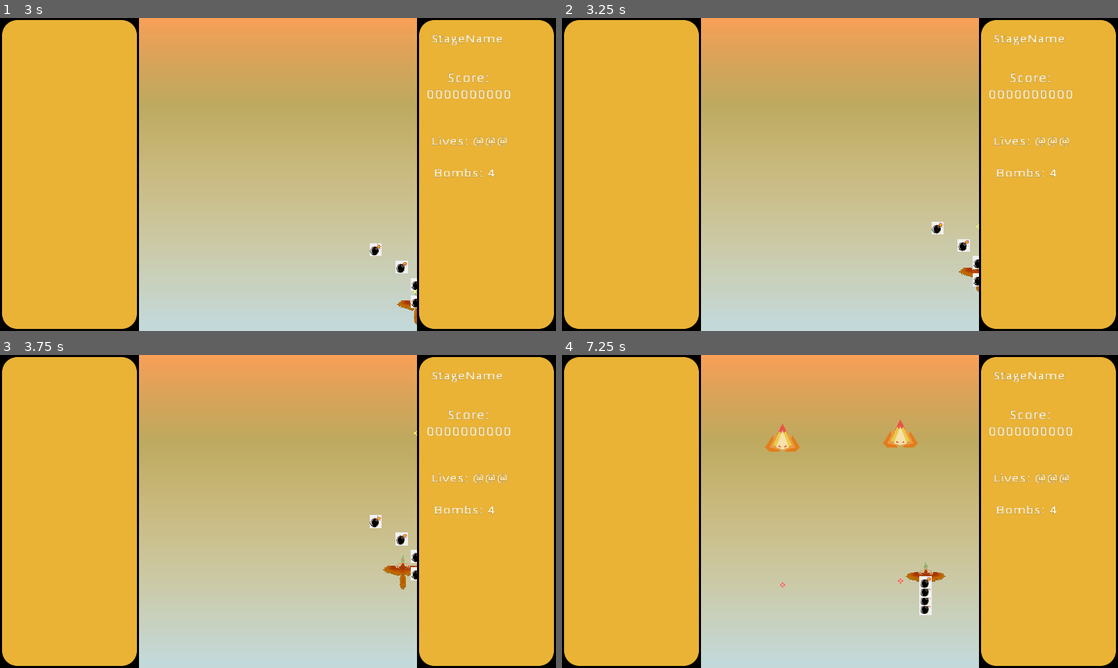
Above: before the commit, frames 1-4 (two rows, left to right).
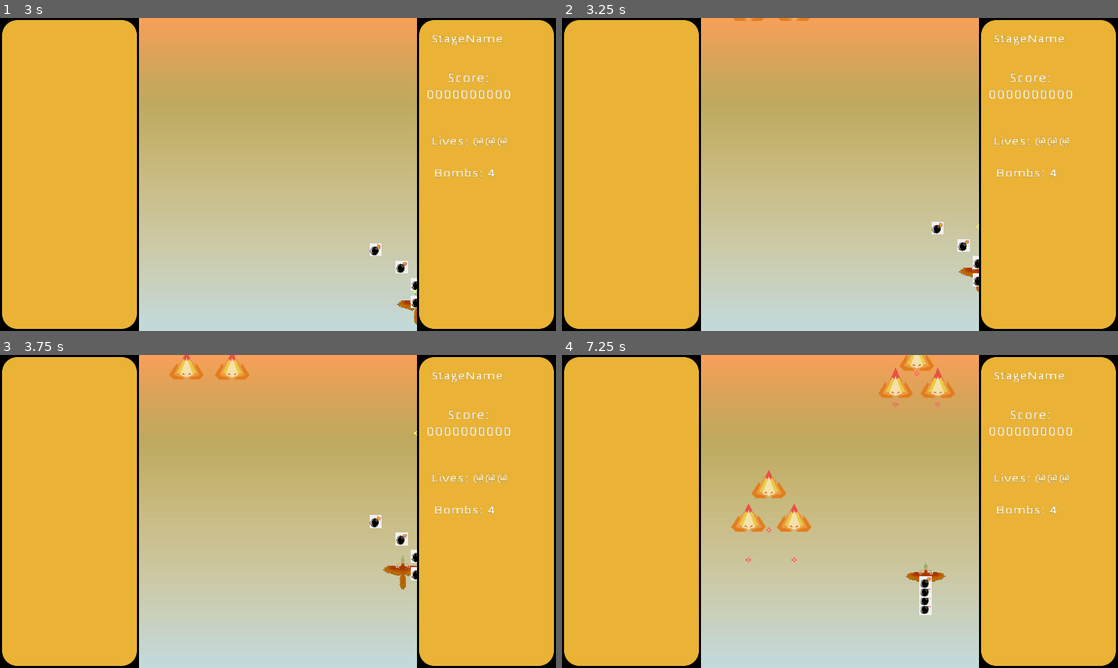
Above: after the commit, the same moments.

Repository: kyperbelt/MetalBurstPGJ
Game: Godot game, scene res://Prefabs/Stages/TestStage2.tscn
Same seed, same stepped clock (60 frames per second), same inputs: the game is played once before the commit and once after it. This scene is started directly instead of the project's main scene.
Inputs:
- Up to frame 1 (3 s): tap Enter (ui_accept) at 0.5, 0.77, 1.52, 2 s; hold D (move_right) 0.53-1.28 s; hold Space (fire) 0.53-1.28 s; hold S (move_down) 1.28-2.03 s; tap Shift (move_slower) at 1.35 s; hold D (move_right) 2.03-2.78 s; hold X (player_bomb) 2.03-2.78 s; hold W (move_up) from 2.78 s (still down); tap Space (fire) at 2.85 s
- Up to frame 2 (3.25 s): keep holding W (move_up); tap Enter (ui_accept) at 3.02 s
- Up to frame 3 (3.75 s): release W (move_up) at 3.53 s; hold A (move_left) from 3.53 s (still down); hold Shift (move_slower) from 3.53 s (still down)
- Up to frame 4 (7.25 s): tap Enter (ui_accept) at 3.77, 4.52, 6.02, 6.77 s; release Shift (move_slower) at 4.28 s; tap X (player_bomb) at 4.35 s; release A (move_left) at 5.03 s; hold S (move_down) 5.03-5.78 s; hold Space (fire) 5.03-5.78 s; hold D (move_right) 5.78-6.53 s; tap Shift (move_slower) at 5.85 s; hold W (move_up) from 6.53 s (still down); hold X (player_bomb) from 6.53 s (still down)

Frame 1 is identical in both runs. In frame 2, less than 0.1% of the frame differs, in the area x 30-45%, y 0-1%; in frame 3, 0.5%; in frame 4, 2.3%, in the area x 30-71%, y 0-75%.

Commit message:
FillingOutTestStage2 (part 3)
-Filled out the first 30-50 seconds.

Diff:
--- a/MetalBurstGame/Prefabs/Enemies/EmberA.tscn
+++ b/MetalBurstGame/Prefabs/Enemies/EmberA.tscn
@@ -8,7 +8,7 @@
 [sub_resource type="RectangleShape2D" id=1]
 extents = Vector2( 40.0432, 25.296 )
 
-[node name="Enemy" type="Node2D"]
+[node name="EmberA" type="Node2D"]
 script = ExtResource( 1 )
 BULLET_TEST = ExtResource( 2 )
 
--- a/MetalBurstGame/Prefabs/Enemies/SpinnerA.tscn
+++ b/MetalBurstGame/Prefabs/Enemies/SpinnerA.tscn
@@ -9,7 +9,7 @@
 [sub_resource type="RectangleShape2D" id=1]
 extents = Vector2( 13.0017, 12.8248 )
 
-[node name="Enemy" type="Node2D"]
+[node name="SpinnerA" type="Node2D"]
 script = ExtResource( 2 )
 BULLET_TEST = ExtResource( 4 )
 
@@ -27,7 +27,6 @@
 [node name="SpinnningSpritev2" type="AnimatedSprite" parent="."]
 frames = ExtResource( 5 )
 animation = "6 Frame"
-frame = 2
 playing = true
 
 [node name="TopSprite" type="Sprite" parent="."]
--- a/MetalBurstGame/Prefabs/Stages/TestStage2.tscn
+++ b/MetalBurstGame/Prefabs/Stages/TestStage2.tscn
@@ -8,6 +8,8 @@
 [ext_resource path="res://Prefabs/System/StageDirector/StageDirector.tscn" type="PackedScene" id=6]
 [ext_resource path="res://Prefabs/System/StageDirector/Events/SpawnEvent.tscn" type="PackedScene" id=7]
 [ext_resource path="res://Prefabs/Enemies/EmberA.tscn" type="PackedScene" id=8]
+[ext_resource path="res://Prefabs/Enemies/PlaceholderBoss.tscn" type="PackedScene" id=9]
+[ext_resource path="res://Prefabs/Enemies/SpinnerA.tscn" type="PackedScene" id=10]
 
 [node name="RootNode" type="Node"]
 
@@ -37,39 +39,175 @@
 [node name="END" parent="StageDirector" index="1"]
 position = Vector2( 1002.84, -4092.21 )
 
-[node name="20 sec" parent="StageDirector" instance=ExtResource( 7 )]
-position = Vector2( -1.58667, -632.412 )
-event_time = 20.0903
-spawn_x = -1.58667
-
-[node name="15sec" parent="StageDirector" instance=ExtResource( 7 )]
-position = Vector2( 0, -476.144 )
+[node name="Trans(2-00)" parent="StageDirector" instance=ExtResource( 7 )]
+position = Vector2( -321.351, -3780.29 )
+event_time = 120.091
+spawn_x = -321.351
+
+[node name="PlaceholderBoss" parent="StageDirector/Trans(2-00)" instance=ExtResource( 9 )]
+position = Vector2( 318.706, 137.069 )
+
+[node name="Trans(1-25)" parent="StageDirector" instance=ExtResource( 7 )]
+position = Vector2( -319.5, -2684.72 )
+event_time = 85.2873
+spawn_x = -319.5
+
+[node name="Trans(1-15)" parent="StageDirector" instance=ExtResource( 7 )]
+position = Vector2( -319.5, -2364.56 )
+event_time = 75.1166
+spawn_x = -319.5
+
+[node name="Trans(1-05)" parent="StageDirector" instance=ExtResource( 7 )]
+position = Vector2( -317.649, -2061.06 )
+event_time = 65.4751
+spawn_x = -317.649
+
+[node name="Trans(55)" parent="StageDirector" instance=ExtResource( 7 )]
+position = Vector2( -319.5, -1752 )
+event_time = 55.657
+spawn_x = -319.5
+
+[node name="6pk" parent="StageDirector" instance=ExtResource( 7 )]
+position = Vector2( 0, -933.479 )
+event_time = 29.6545
+
+[node name="EmberA" parent="StageDirector/6pk" instance=ExtResource( 8 )]
+position = Vector2( -231.476, -57.6546 )
+
+[node name="EmberA2" parent="StageDirector/6pk" instance=ExtResource( 8 )]
+position = Vector2( 119.18, -48.1345 )
+
+[node name="EmberA3" parent="StageDirector/6pk" instance=ExtResource( 8 )]
+position = Vector2( 233.421, -48.1345 )
+
+[node name="EmberA4" parent="StageDirector/6pk" instance=ExtResource( 8 )]
+position = Vector2( 176.301, -140.162 )
+
+[node name="EmberA5" parent="StageDirector/6pk" instance=ExtResource( 8 )]
+position = Vector2( -171.182, -143.335 )
+
+[node name="EmberA6" parent="StageDirector/6pk" instance=ExtResource( 8 )]
+position = Vector2( -117.235, -54.4812 )
+
+[node name="20stream" parent="StageDirector" instance=ExtResource( 7 )]
+position = Vector2( -1.19209e-07, -595.138 )
+event_time = 18.9061
+spawn_x = -1.19209e-07
+
+[node name="SpinnerA" parent="StageDirector/20stream" instance=ExtResource( 10 )]
+
+[node name="SpinnerA2" parent="StageDirector/20stream" instance=ExtResource( 10 )]
+position = Vector2( -41.7548, -86.5952 )
+
+[node name="SpinnerA3" parent="StageDirector/20stream" instance=ExtResource( 10 )]
+position = Vector2( -71.8182, -176.62 )
+
+[node name="SpinnerA4" parent="StageDirector/20stream" instance=ExtResource( 10 )]
+position = Vector2( -100.211, -261.458 )
+
+[node name="SpinnerA5" parent="StageDirector/20stream" instance=ExtResource( 10 )]
+position = Vector2( -125.264, -349.425 )
+
+[node name="SpinnerA10" parent="StageDirector/20stream" instance=ExtResource( 10 )]
+position = Vector2( -120.254, -440.93 )
+
+[node name="SpinnerA9" parent="StageDirector/20stream" instance=ExtResource( 10 )]
+position = Vector2( -93.5307, -527.525 )
+
+[node name="SpinnerA8" parent="StageDirector/20stream" instance=ExtResource( 10 )]
+position = Vector2( -63.4672, -617.55 )
+
+[node name="SpinnerA7" parent="StageDirector/20stream" instance=ExtResource( 10 )]
+position = Vector2( -38.4144, -702.388 )
+
+[node name="SpinnerA6" parent="StageDirector/20stream" instance=ExtResource( 10 )]
+position = Vector2( -1.67023, -790.355 )
+
+[node name="SpinnerA20" parent="StageDirector/20stream" instance=ExtResource( 10 )]
+position = Vector2( 0, -883.53 )
+
+[node name="SpinnerA19" parent="StageDirector/20stream" instance=ExtResource( 10 )]
+position = Vector2( 50.1056, -970.125 )
+
+[node name="SpinnerA18" parent="StageDirector/20stream" instance=ExtResource( 10 )]
+position = Vector2( 75.1585, -1060.15 )
+
+[node name="SpinnerA17" parent="StageDirector/20stream" instance=ExtResource( 10 )]
+position = Vector2( 115.243, -1144.99 )
+
+[node name="SpinnerA16" parent="StageDirector/20stream" instance=ExtResource( 10 )]
+position = Vector2( 131.945, -1232.95 )
+
+[node name="SpinnerA15" parent="StageDirector/20stream" instance=ExtResource( 10 )]
+position = Vector2( 136.956, -1324.46 )
+
+[node name="SpinnerA14" parent="StageDirector/20stream" instance=ExtResource( 10 )]
+position = Vector2( 105.222, -1411.06 )
+
+[node name="SpinnerA13" parent="StageDirector/20stream" instance=ExtResource( 10 )]
+position = Vector2( 83.5095, -1501.08 )
+
+[node name="SpinnerA12" parent="StageDirector/20stream" instance=ExtResource( 10 )]
+position = Vector2( 41.7548, -1585.92 )
+
+[node name="SpinnerA11" parent="StageDirector/20stream" instance=ExtResource( 10 )]
+position = Vector2( -1.67023, -1673.88 )
+
+[node name="Trans(0-15)" parent="StageDirector" instance=ExtResource( 7 )]
+position = Vector2( -319.455, -476.144 )
 event_time = 15.126
-
-[node name="10 sec" parent="StageDirector" instance=ExtResource( 7 )]
-position = Vector2( 0, -314.303 )
-event_time = 9.98466
-
-[node name="Enemy" parent="StageDirector/10 sec" instance=ExtResource( 8 )]
-position = Vector2( -73.662, -50.7736 )
-
-[node name="Enemy2" parent="StageDirector/10 sec" instance=ExtResource( 8 )]
-position = Vector2( 78.6592, -42.8401 )
-
-[node name="Enemy3" parent="StageDirector/10 sec" instance=ExtResource( 8 )]
-position = Vector2( 223.047, -130.108 )
-
-[node name="Enemy4" parent="StageDirector/10 sec" instance=ExtResource( 8 )]
-position = Vector2( -213.29, -134.868 )
-
-[node name="5sec" parent="StageDirector" instance=ExtResource( 7 )]
-position = Vector2( 0, -174.675 )
-event_time = 5.54901
-
-[node name="Enemy" parent="StageDirector/5sec" instance=ExtResource( 8 )]
-position = Vector2( 138.953, 7.93347 )
-
-[node name="Enemy2" parent="StageDirector/5sec" instance=ExtResource( 8 )]
-position = Vector2( -132.369, 17.4536 )
+spawn_x = -319.455
+
+[node name="3pk Right2" parent="StageDirector" instance=ExtResource( 7 )]
+position = Vector2( 0, -404.527 )
+event_time = 12.8509
+
+[node name="Enemy" parent="StageDirector/3pk Right2" instance=ExtResource( 8 )]
+position = Vector2( 127.951, -46.4774 )
+
+[node name="Enemy2" parent="StageDirector/3pk Right2" instance=ExtResource( 8 )]
+position = Vector2( 225.272, -46.4988 )
+
+[node name="Enemy4" parent="StageDirector/3pk Right2" instance=ExtResource( 8 )]
+position = Vector2( 176.843, -109.434 )
+
+[node name="3pk Left2" parent="StageDirector" instance=ExtResource( 7 )]
+position = Vector2( 0, -299.759 )
+event_time = 9.52264
+
+[node name="Enemy" parent="StageDirector/3pk Left2" instance=ExtResource( 8 )]
+position = Vector2( -105.633, -51.8956 )
+
+[node name="Enemy2" parent="StageDirector/3pk Left2" instance=ExtResource( 8 )]
+position = Vector2( -210.548, -52.3118 )
+
+[node name="Enemy3" parent="StageDirector/3pk Left2" instance=ExtResource( 8 )]
+position = Vector2( -163.727, -129.492 )
+
+[node name="3pk Right" parent="StageDirector" instance=ExtResource( 7 )]
+position = Vector2( 0, -193.32 )
+event_time = 6.14133
+
+[node name="Enemy" parent="StageDirector/3pk Right" instance=ExtResource( 8 )]
+position = Vector2( 127.951, -46.4774 )
+
+[node name="Enemy2" parent="StageDirector/3pk Right" instance=ExtResource( 8 )]
+position = Vector2( 225.272, -46.4988 )
+
+[node name="Enemy4" parent="StageDirector/3pk Right" instance=ExtResource( 8 )]
+position = Vector2( 176.843, -109.434 )
+
+[node name="3pk Left" parent="StageDirector" instance=ExtResource( 7 )]
+position = Vector2( 0, -94.7034 )
+event_time = 3.00851
+
+[node name="Enemy" parent="StageDirector/3pk Left" instance=ExtResource( 8 )]
+position = Vector2( -105.633, -51.8956 )
+
+[node name="Enemy2" parent="StageDirector/3pk Left" instance=ExtResource( 8 )]
+position = Vector2( -210.548, -52.3118 )
+
+[node name="Enemy3" parent="StageDirector/3pk Left" instance=ExtResource( 8 )]
+position = Vector2( -163.727, -129.492 )
 
 [editable path="StageDirector"]
Not shown: 1 places in MetalBurstGame/Prefabs/Stages/TestStage2.tscn that only renumber resources
